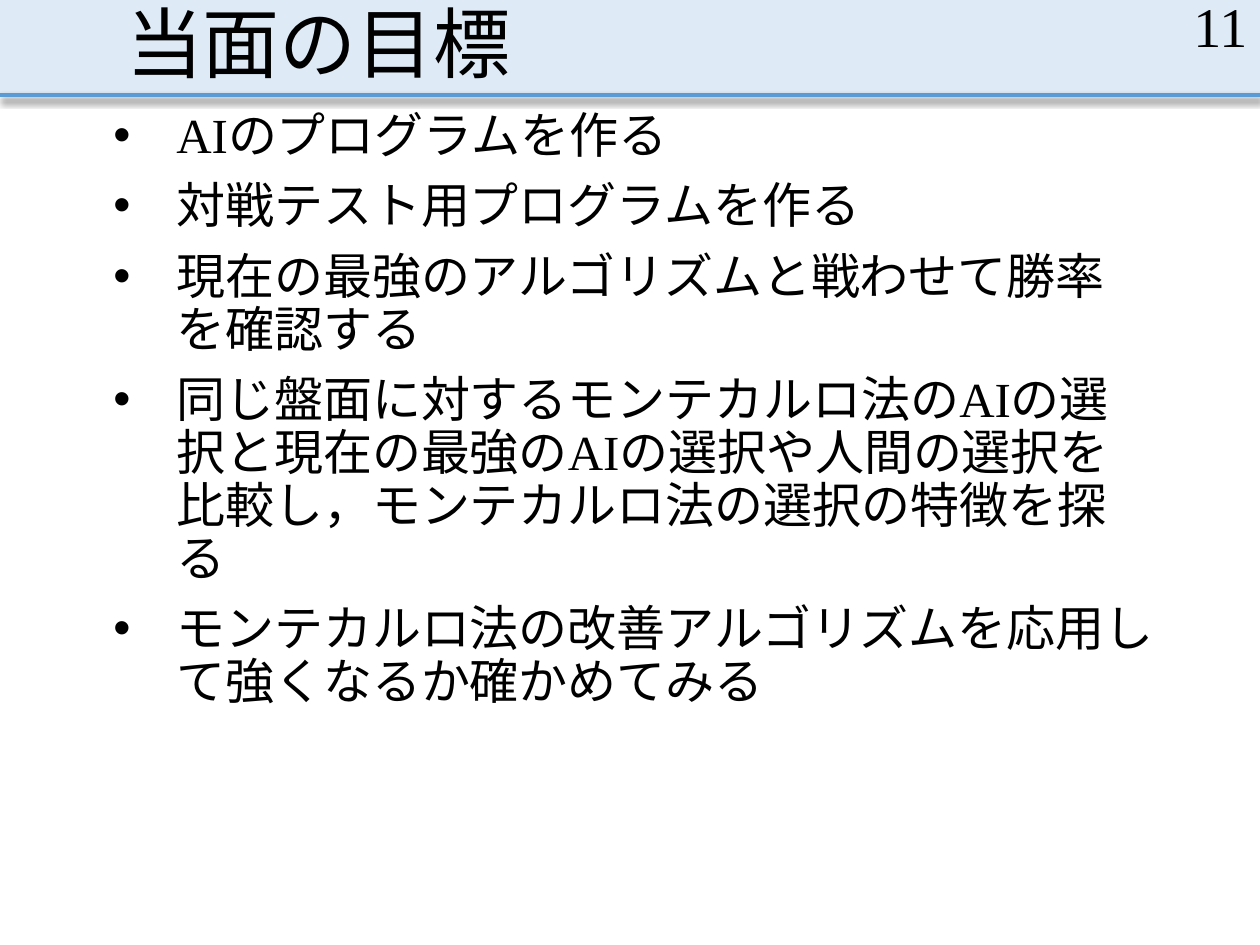
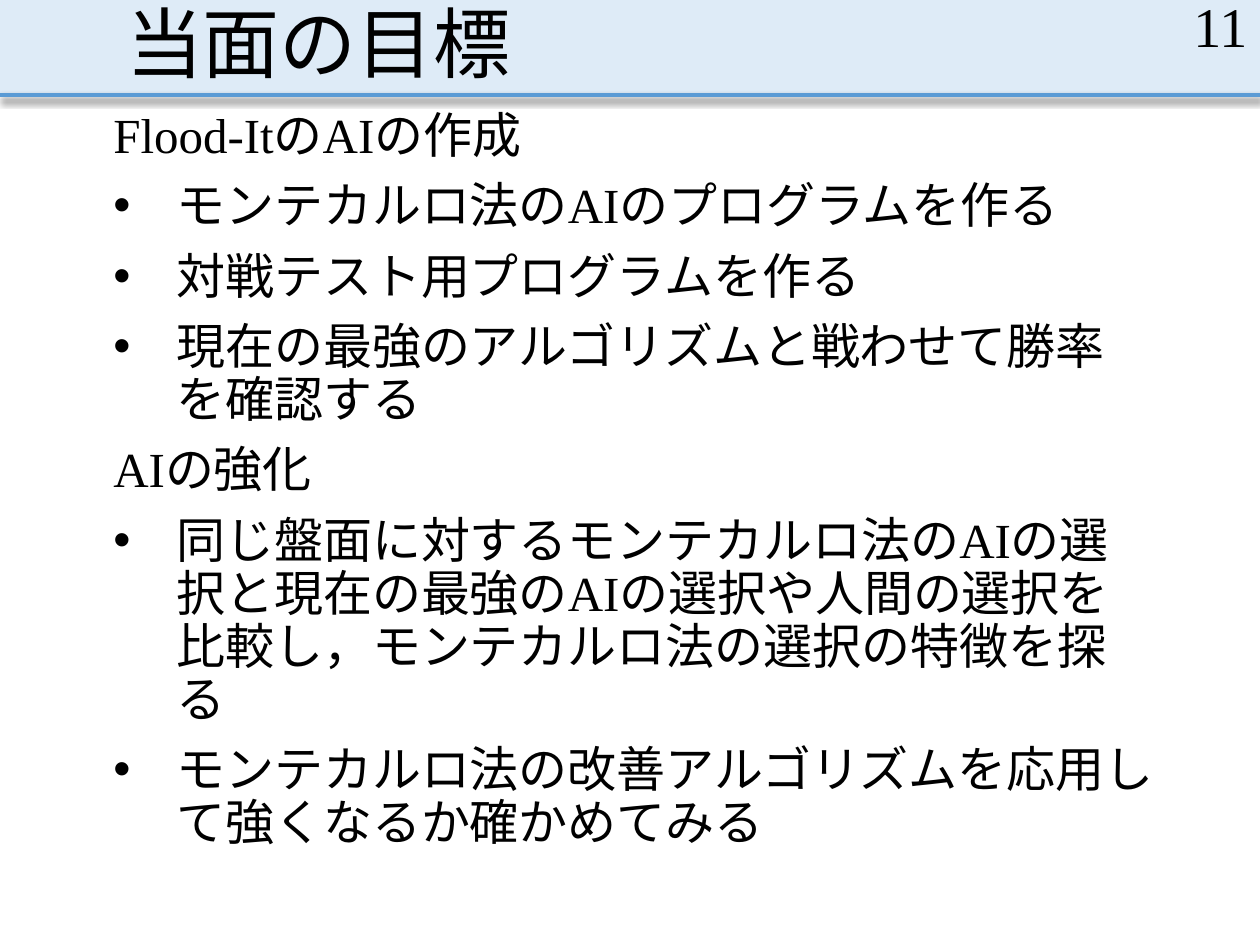
Before and after one commit to MasayaOda/SR, a slide deck: slide 11 of 中間発表.pptx. Drawn at 1260x945 pixels with LibreOffice and Linux fonts; fonts in the diff are those of the drawing. Boxes give left, top, right and bottom in pixels: in the first picture for what was removed or moved away, otherwise in the second. Text is boxed around its words. In the diff, an @@ line names an element or a change of style, - is before the commit and + after.

```diff
--- a/中間発表.pptx
+++ b/中間発表.pptx
@@ text at (113,115,1058,227): text changed @@
-• AIのプログラムを作る
+Flood-ItのAIの作成
+• モンテカルロ法のAIのプログラムを作る
@@ text at (113,449,311,491): paragraph added @@
+AIの強化
```
Also in this commit, not shown: 3 other slides changed, 5 other files.
